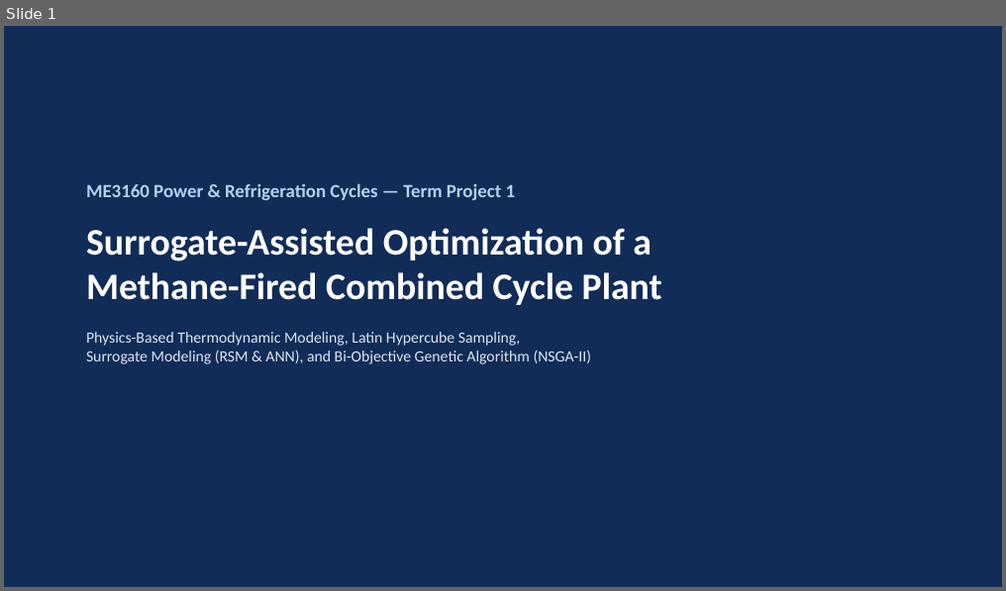
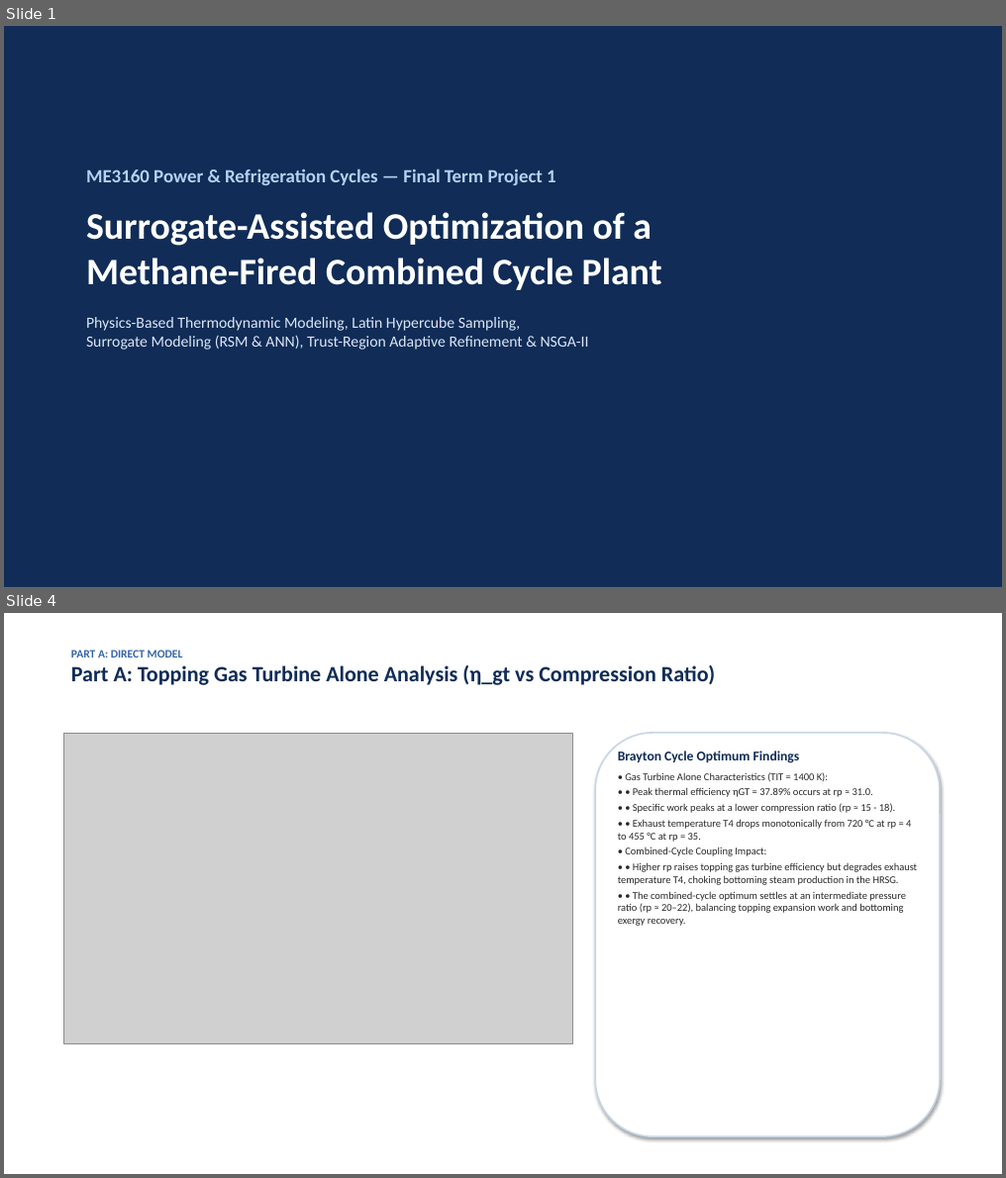
Before and after one commit to vishnu-v45/power-and-registration_final, a slide deck: Project_1_Combined_Cycle/Project1_Presentation.pptx. Shown one above the other, each under a label of ours: slide 1 before the commit, slides 1 and 4 after it; the slides between them are not shown. The pictures are 1006x591 and 1006x1178 pixels, drawn with LibreOffice and Linux fonts; fonts in the diff are those of the drawing; grey boxes stand for pictures. Boxes give left, top, right and bottom in pixels: in the first picture for what was removed or moved away, otherwise in the second. Text is boxed around its words. In the diff, an @@ line names an element or a change of style, - is before the commit and + after.

Commit message:
Phase 3: Regenerate presentation decks with labeled schematics/flowcharts and generate publication-quality multi-page PDF reports for both projects

```diff
--- a/Project_1_Combined_Cycle/Project1_Presentation.pptx
+++ b/Project_1_Combined_Cycle/Project1_Presentation.pptx
@@ slide 4 added at box(4, 613, 1002, 1174), background #FFFFFF @@
@@ text added at box(71, 650, 715, 685), 21 pt, text #102C57, bold @@
+PART A: DIRECT MODEL
+Part A: Topping Gas Turbine Alone Analysis (η_gt vs Compression Ratio)
@@ picture added at box(63, 733, 573, 1045) @@
@@ rounded rectangle added at box(595, 733, 940, 1137), fill #FFFFFF, outline #C8D7E6 1.5 pt @@
@@ text added at box(618, 751, 917, 926), 10 pt, text #282828 @@
+Brayton Cycle Optimum Findings
+• Gas Turbine Alone Characteristics (TIT = 1400 K):
+• • Peak thermal efficiency ηGT = 37.89% occurs at rp ≈ 31.0.
+• • Specific work peaks at a lower compression ratio (rp ≈ 15 - 18).
+• • Exhaust temperature T4 drops monotonically from 720 °C at rp = 4 to 455 °C at rp = 35.
+• Combined-Cycle Coupling Impact:
+• • Higher rp raises topping gas turbine efficiency but degrades exhaust temperature T4, choking bottoming steam production in the HRSG.
+• • The combined-cycle optimum settles at an intermediate pressure ratio (rp ≈ 20–22), balancing topping expansion work and bottoming exergy recovery.
@@ slide 1 changed as well @@
@@ text "ME3160 Power & Refrigeration Cycles ...": place and size @@
-text "ME3160 Power & Refrigeration Cycles ..." at box(86, 183, 662, 365)
+text "ME3160 Power & Refrigeration Cycles ..." at box(86, 169, 662, 350)
@@ text at box(86, 169, 556, 185): text changed @@
-ME3160 Power & Refrigeration Cycles — Term Project 1
+ME3160 Power & Refrigeration Cycles — Final Term Project 1
@@ text at box(86, 317, 589, 350): text changed @@
-Physics-Based Thermodynamic Modeling, Latin Hypercube Sampling,
-Surrogate Modeling (RSM & ANN), and Bi-Objective Genetic Algorithm (NSGA-II)
+Physics-Based Thermodynamic Modeling, Latin Hypercube Sampling,
+Surrogate Modeling (RSM & ANN), Trust-Region Adaptive Refinement & NSGA-II
```
Also in this commit, not shown: 7 other slides changed, 1 other slide added, 1 slide removed, 17 other files.
